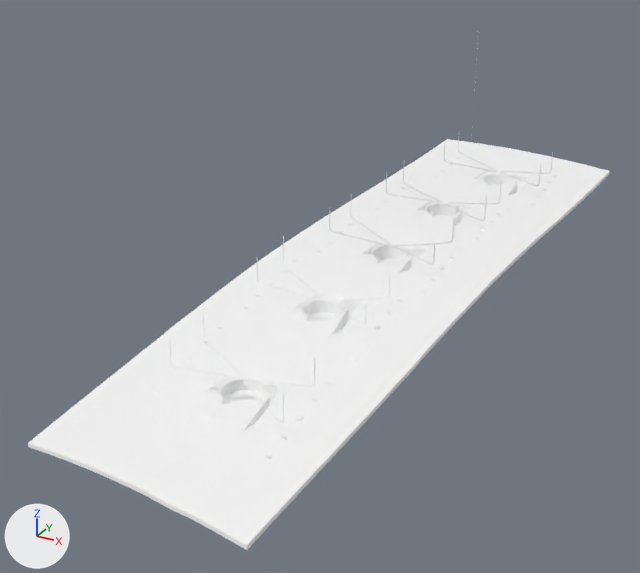
Two versions of the glTF model Constructs/STEMP_Facilities/STEMP_Facilities.glb, one commit apart.
Camera for both pictures: a camera (50 mm lens) standing at (48.4, -40.5, 39.1) and looking at (10.7, 28.1, 4.8). Lighting does not change. The marker at lower left points along +X, +Y and +Z.

The first picture shows 'Pipes-Mirrors-to-Tank-Insulation.001', 'Pipes-Mirrors-to-Tank-Insulation.002', 'Pipes-Mirrors-to-Tank-Insulation.003', 'Pipes-Mirrors-to-Tank-Insulation.004', 'Pipes-Mirrors-to-Tank-Insulation.006', 'Pipes-Mirrors-to-Tank-Insulation.007', 'Pipes-Mirrors-to-Tank-Insulation.008', 'Pipes-Mirrors-to-Tank-Insulation.009', 'Pipes-Mirrors-to-Tank-Insulation.010', 'STEMP_Facility_Grounds'.
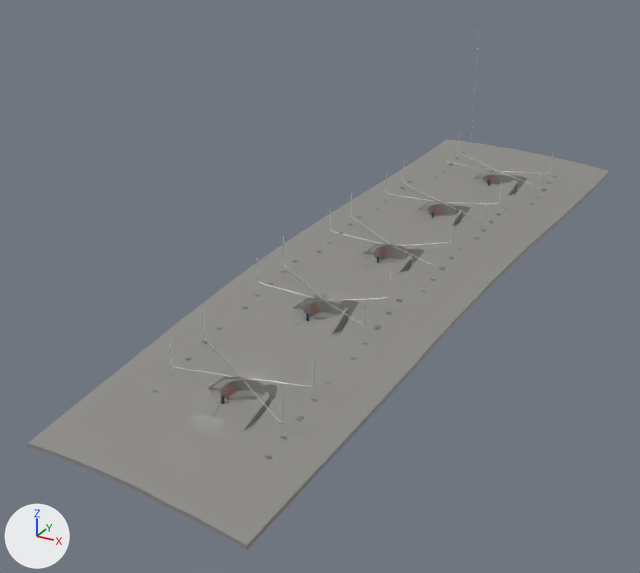
Location of each change, [x1, y1, x2, y2] in pixels of the pictures (640 x 573 px):
'STEMP_Facility_Grounds', recoloured (white to grey)
    both: [28, 139, 610, 550]
'Pipes-Mirrors-to-Tank-Insulation.002', recoloured (white to grey)
    both: [244, 358, 315, 423]
'Pipes-Mirrors-to-Tank-Insulation.001', recoloured (white to grey)
    both: [169, 309, 242, 377]
'Pipes-Mirrors-to-Tank-Insulation.004', recoloured
    both: [257, 236, 323, 299]
'Pipes-Mirrors-to-Tank-Insulation.003', recoloured
    both: [325, 273, 390, 325]
'Pipes-Mirrors-to-Tank-Insulation.006', recoloured
    both: [393, 218, 454, 264]
'Pipes-Mirrors-to-Tank-Insulation.005', recoloured
    both: [329, 212, 390, 246]
'Pipes-Mirrors-to-Tank-Insulation.008', recoloured
    both: [386, 167, 440, 203]
'Pipes-Mirrors-to-Tank-Insulation.007', recoloured
    both: [446, 181, 502, 221]
'Pipes-Mirrors-to-Tank-Insulation.009', recoloured
    both: [444, 138, 497, 172]
'Pipes-Mirrors-to-Tank-Insulation.010', recoloured
    both: [500, 153, 553, 186]

What changed in the scene script:
```text
Change mat_regolithfused:
    where n0 = _N.new('ShaderNodeBsdfPrincipled'); n0.name = 'Principled BSDF'
    remove n0.inputs[1].default_value = 1.0  # 'Metallic'
    remove n0.inputs[2].default_value = 1.0  # 'Roughness'
    add n3 = _N.new('ShaderNodeMix'); n3.name = 'Mix'
    add n3.data_type = 'RGBA'
    add n3.blend_type = 'MULTIPLY'
    add n3.inputs[0].default_value = 1.0  # 'Factor'
    add n3.inputs[7].default_value = (0.267, 0.261, 0.245, 1.0)  # 'B', grey #8d8c88
    where n2 = _N.new('ShaderNodeVertexColor'); n2.name = 'Color Attribute'
    remove _L.new(n2.outputs[0], n0.inputs[0])  # 'Color' to 'Base Color'
    add _L.new(n3.outputs[2], n0.inputs[0])  # 'Result' to 'Base Color'
    add _L.new(n2.outputs[0], n3.inputs[6])  # 'Color' to 'A'
Change me_cube_050:
    where me_cube_050.from_pydata(...)  # 12 vertices, 10 faces; spans x -1.81..0.58, y -1.15..0.43, z -0.97..-0.1
    add me_cube_050.materials.append(mat_metal_galvanized)  # grey #7a8383
Change me_cunurbspath_010:
    where me_cunurbspath_010.from_pydata(...)  # 720 vertices, 1416 faces; spans x -7.22..-0.7, y -1.83..2.99, z 1.31..4.62
    remove me_cunurbspath_010.materials.append(mat_mirrorinsulation_001)  # white #ffffff
    add me_cunurbspath_010.materials.append(mat_mirrorinsulation)  # light grey #e1e0d8
Change me_cunurbspath_012:
    where me_cunurbspath_012.from_pydata(...)  # 720 vertices, 1416 faces; spans x 0.64..6.28, y -2.21..2.62, z 1.28..4.56
    remove me_cunurbspath_012.materials.append(mat_mirrorinsulation_001)  # white #ffffff
    add me_cunurbspath_012.materials.append(mat_mirrorinsulation)  # light grey #e1e0d8
Change me_cunurbspath_014:
    where me_cunurbspath_014.from_pydata(...)  # 720 vertices, 1416 faces; spans x 0.64..6.28, y -2.21..2.62, z 1.72..5.25
    remove me_cunurbspath_014.materials.append(mat_mirrorinsulation_001)  # white #ffffff
    add me_cunurbspath_014.materials.append(mat_mirrorinsulation)  # light grey #e1e0d8
Change me_cunurbspath_015:
    where me_cunurbspath_015.from_pydata(...)  # 720 vertices, 1416 faces; spans x -7.22..-0.69, y -1.83..2.98, z 1.72..5.29
    remove me_cunurbspath_015.materials.append(mat_mirrorinsulation_001)  # white #ffffff
    add me_cunurbspath_015.materials.append(mat_mirrorinsulation)  # light grey #e1e0d8
Change me_cunurbspath_026:
    where me_cunurbspath_026.from_pydata(...)  # 720 vertices, 1416 faces; spans x -7.22..-0.69, y -1.83..2.98, z 1.72..4.99
    add me_cunurbspath_026.materials.append(mat_mirrorinsulation)  # light grey #e1e0d8
Change me_cunurbspath_027:
    where me_cunurbspath_027.from_pydata(...)  # 720 vertices, 1416 faces; spans x 0.64..6.28, y -2.21..2.62, z 1.72..5.25
    add me_cunurbspath_027.materials.append(mat_mirrorinsulation)  # light grey #e1e0d8
Change me_cunurbspath_036:
    where me_cunurbspath_036.from_pydata(...)  # 720 vertices, 1416 faces; spans x 0.64..6.28, y -2.21..2.62, z 2.01..5.09
    add me_cunurbspath_036.materials.append(mat_mirrorinsulation)  # light grey #e1e0d8
Change me_cunurbspath_037:
    where me_cunurbspath_037.from_pydata(...)  # 720 vertices, 1416 faces; spans x -7.22..-0.69, y -1.83..2.98, z 2.06..4.99
    add me_cunurbspath_037.materials.append(mat_mirrorinsulation)  # light grey #e1e0d8
Change me_cunurbspath_048:
    where me_cunurbspath_048.from_pydata(...)  # 720 vertices, 1416 faces; spans x -7.22..-0.69, y -1.83..2.98, z 1.72..4.99
    add me_cunurbspath_048.materials.append(mat_mirrorinsulation)  # light grey #e1e0d8
Change me_cunurbspath_049:
    where me_cunurbspath_049.from_pydata(...)  # 720 vertices, 1416 faces; spans x 0.64..6.3, y -2.21..2.62, z 1.72..4.57
    add me_cunurbspath_049.materials.append(mat_mirrorinsulation)  # light grey #e1e0d8
```
